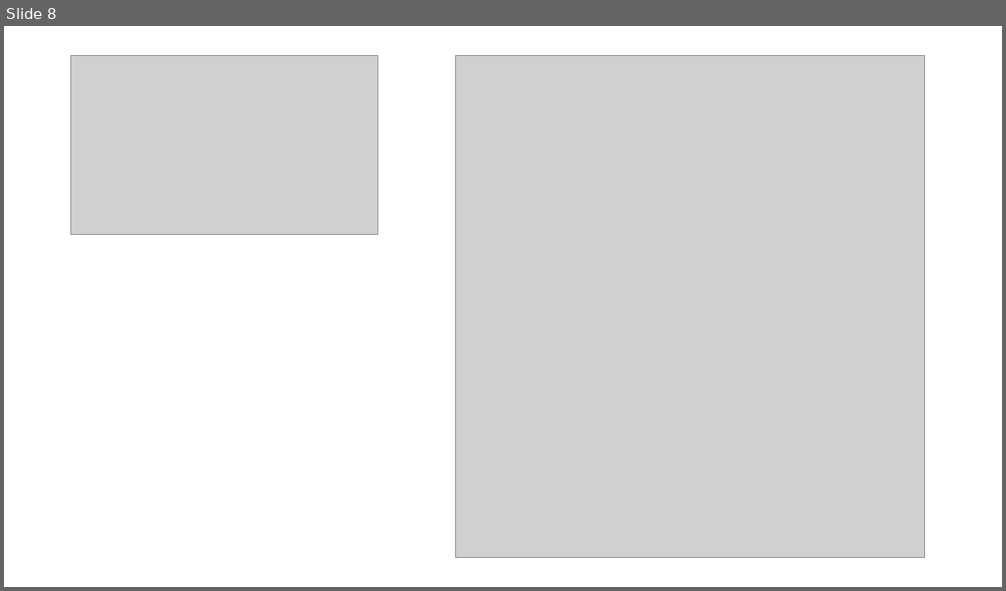
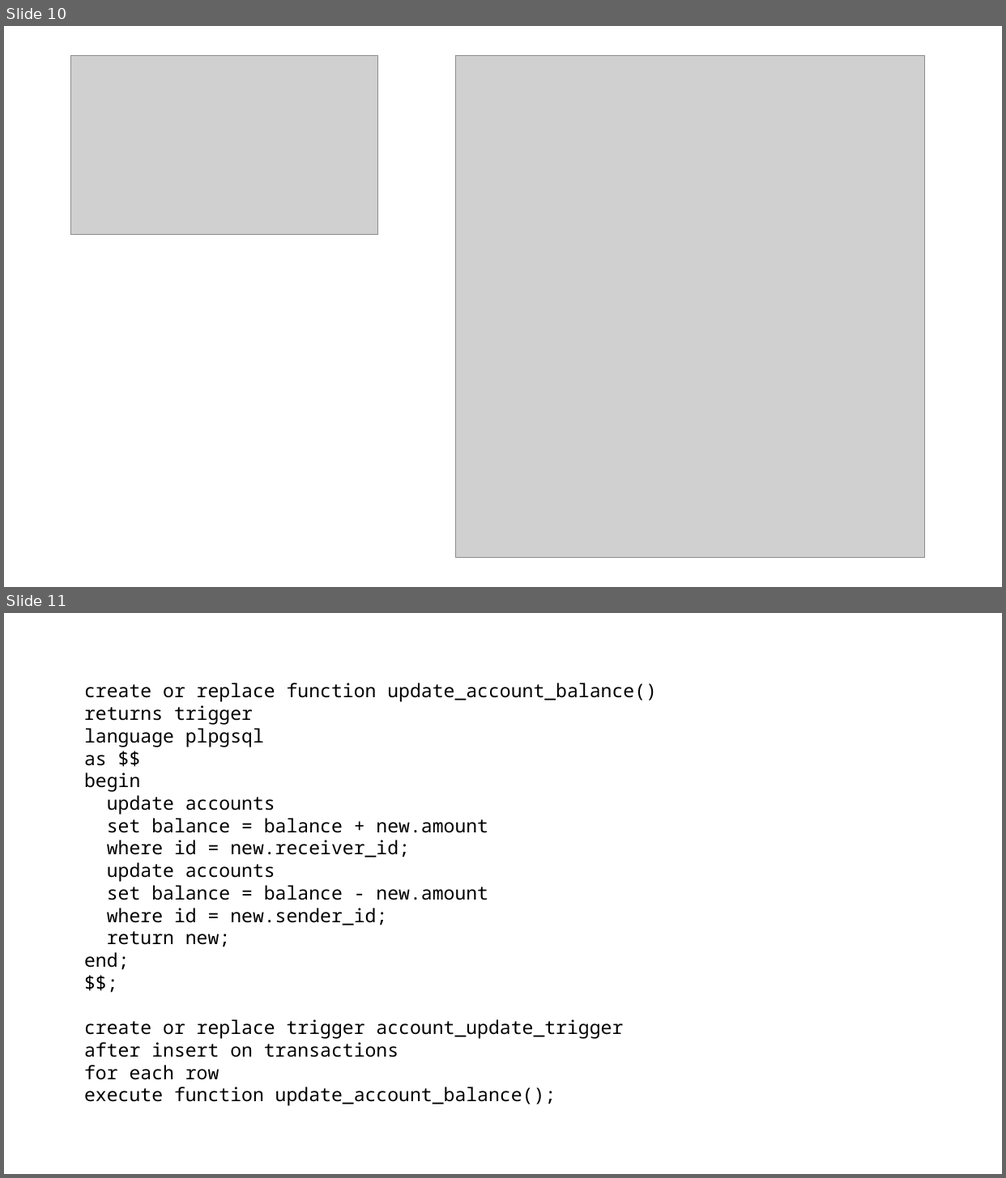
Before and after one commit to seiwaldm/svelte-accounts, a slide deck: accounts-architecture.pptx. Shown one above the other, each under a label of ours: slide 8 before the commit, slides 10 and 11 after it. The pictures are 1006x591 and 1006x1178 pixels, drawn with LibreOffice and Linux fonts; fonts in the diff are those of the drawing; grey boxes stand for pictures. Boxes give left, top, right and bottom in pixels: in the first picture for what was removed or moved away, otherwise in the second. Text is boxed around its words. In the diff, an @@ line names an element or a change of style, - is before the commit and + after.

```diff
--- a/accounts-architecture.pptx
+++ b/accounts-architecture.pptx
@@ slide 11 added at (4, 613, 1002, 1174), background #FFFFFF @@
@@ text added at (84, 683, 657, 1106), 18 pt, text #000000 @@
+create or replace function update_account_balance()
+returns trigger
+language plpgsql
+as $$
+begin
+update accounts
+set balance = balance + new.amount
+where id = new.receiver_id;
+update accounts
+set balance = balance - new.amount
+where id = new.sender_id;
+return new;
+end;
+$$;
+create or replace trigger account_update_trigger
+after insert on transactions
+for each row
+execute function update_account_balance();
@@ what was slide 8 is now slide 10 @@
```
Also in this commit, not shown: 2 other slides added.
